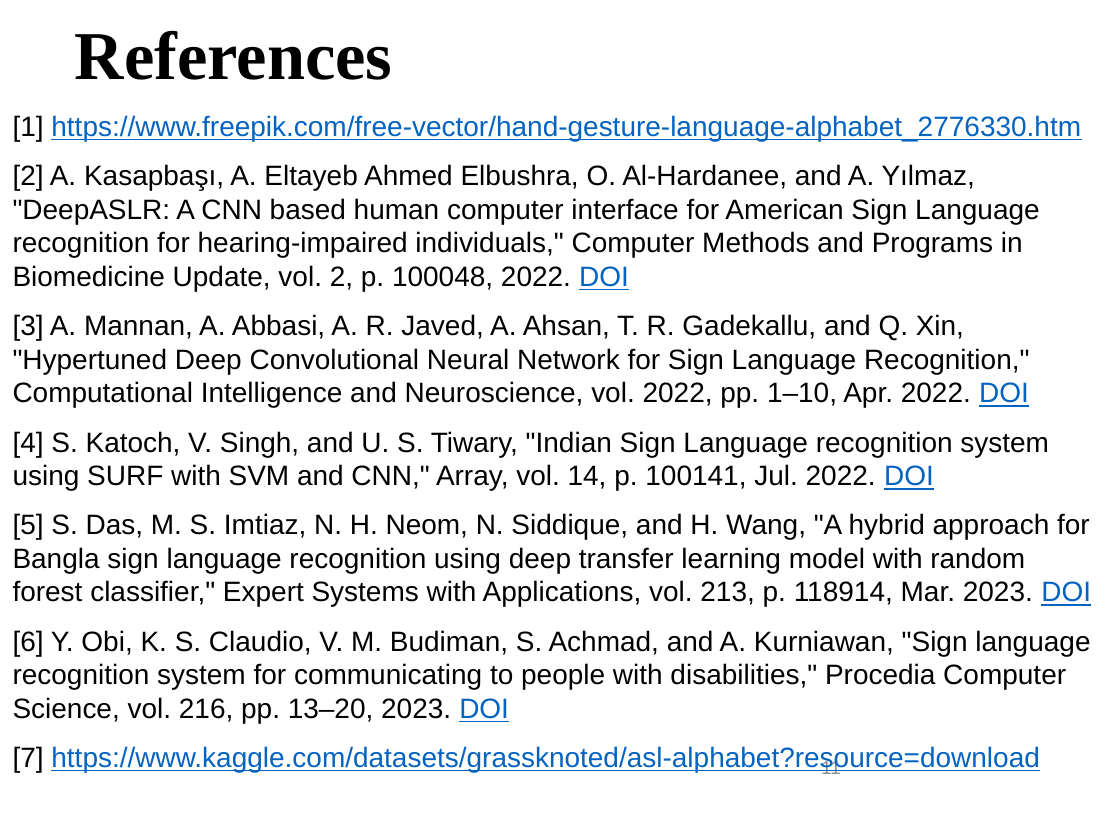
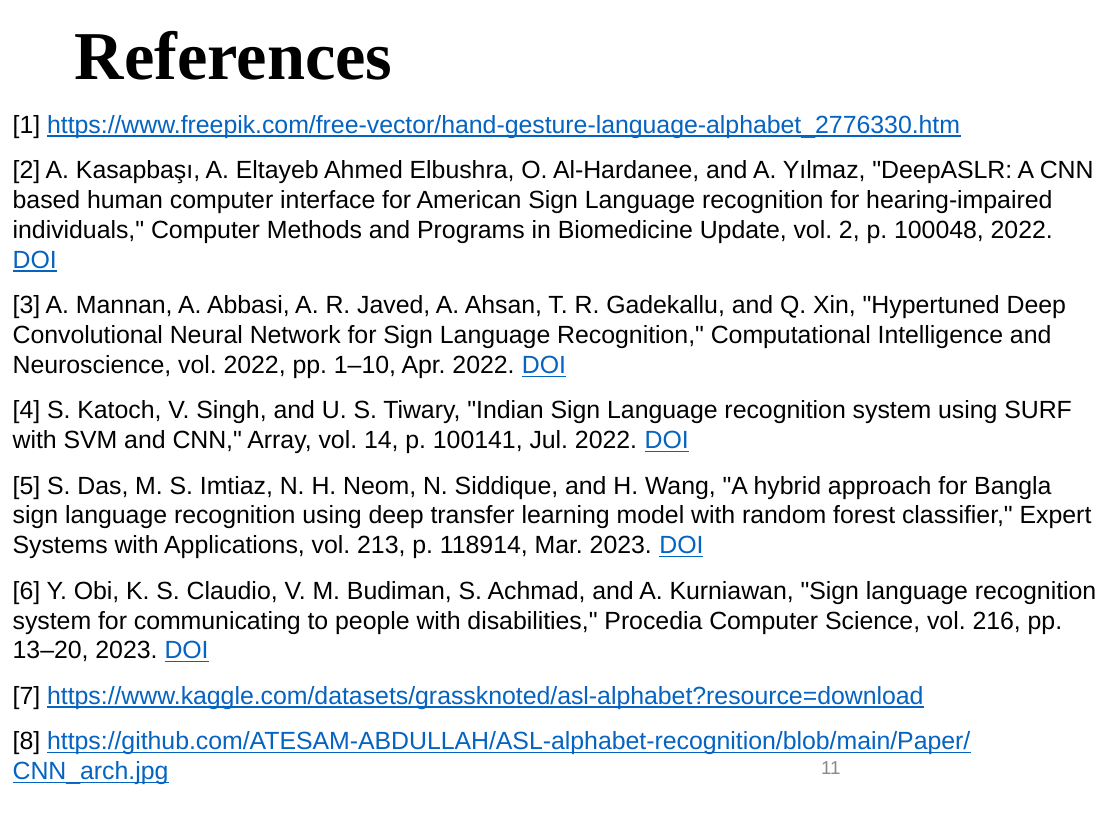
Before and after one commit to ATESAM-ABDULLAH/ASL-alphabet-recognition, a slide deck: slide 11 of Paper/CCECE - ASL sign Recognition using CNNs.pptx. Drawn at 1120x840 pixels with LibreOffice and Linux fonts; fonts in the diff are those of the drawing; background and template pictures are left out. Boxes give left, top, right and bottom in pixels: in the first picture for what was removed or moved away, otherwise in the second. Text is boxed around its words. In the diff, an @@ line names an element or a change of style, - is before the commit and + after.

```diff
--- a/Paper/CCECE - ASL sign Recognition using CNNs.pptx
+++ b/Paper/CCECE - ASL sign Recognition using CNNs.pptx
@@ text at (x1=13, y1=115, x2=1096, y2=709): size 18 to 16 pt @@
@@ text at (x1=13, y1=731, x2=970, y2=784): paragraph added @@
+[8] https://github.com/ATESAM-ABDULLAH/ASL-alphabet-recognition/blob/main/Paper/CNN_arch.jpg
```
Also in this commit, not shown: 8 other slides changed, 3 other files.
